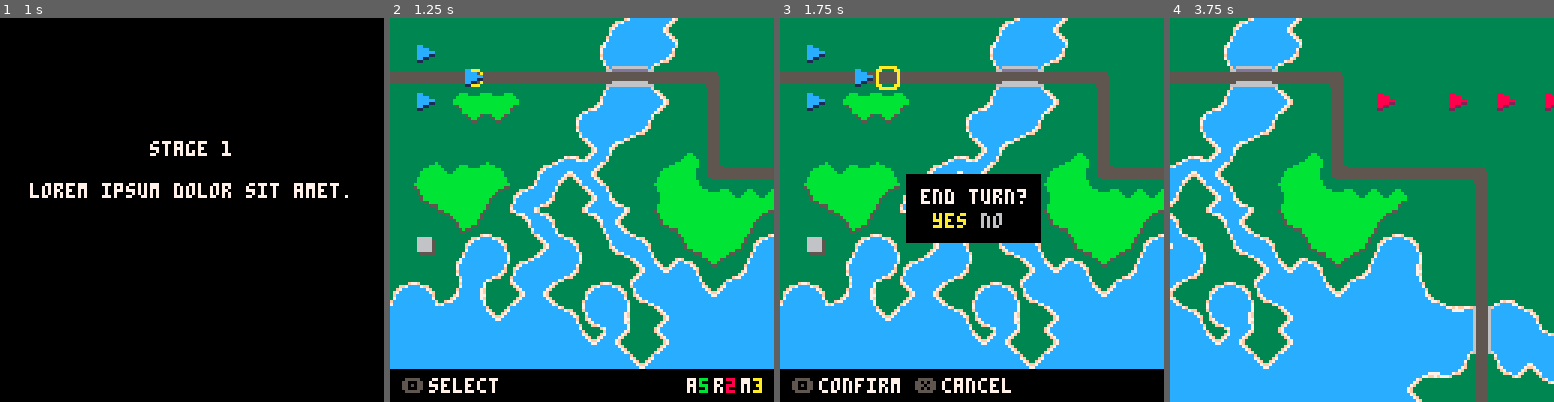
Above: before the commit, frames 1-4 (left to right).
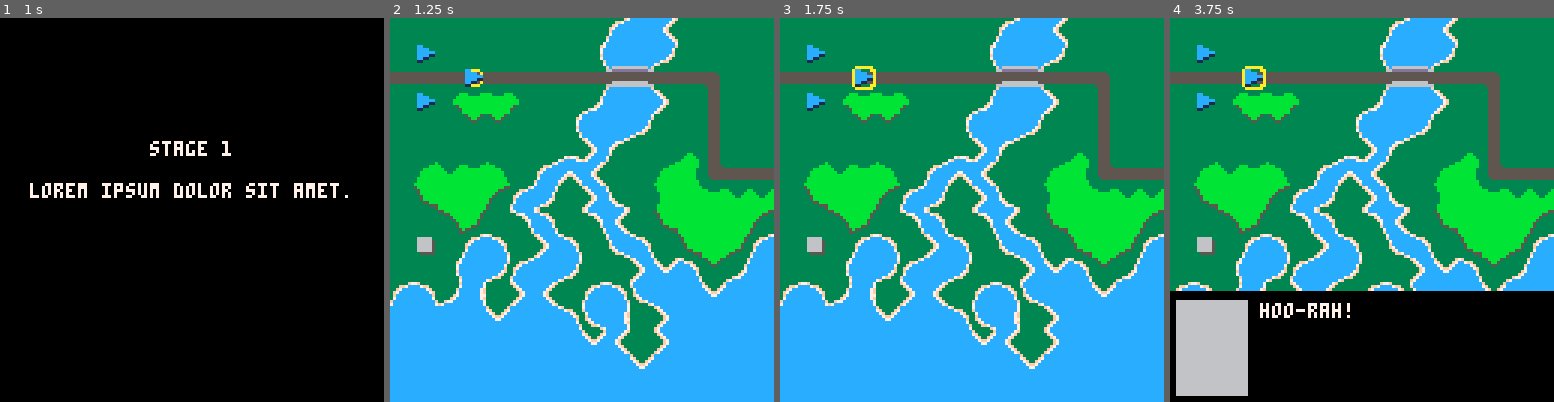
Above: after the commit, the same moments.

Repository: chrisallenlane/balance-of-power
Game: PICO-8 cartridge balance-of-power.p8
Same seed, same stepped clock (60 frames per second), same inputs: the game is played once before the commit and once after it.
Inputs:
- Up to frame 1 (1 s): tap X (X key) at 0.33 s; tap O (Z key) at 0.7 s
- Up to frame 2 (1.25 s): tap X (X key) at 1.07 s
- Up to frame 3 (1.75 s): hold Right from 1.6 s (still down); tap O (Z key) at 1.7 s
- Up to frame 4 (3.75 s): tap X (X key) at 1.85, 2.97 s; release Right at 2.1 s; tap O (Z key) every 0.4 s from 2.1 to 3.7 s; hold Up 2.15-2.42 s; hold Right 2.47-3.03 s; hold Left 3.08-3.58 s; hold Down from 3.63 s (still down)

Frame 1 is identical in both runs. In frame 2, 8.6% of the frame differs, in the area x 0-100%, y 91-100%; in frame 3, 15%; in frame 4, 67%, in the area x 0-100%, y 0-100%.

Commit message:
feat(Stage): stage start dialogue
Create a mechanism for automatically playing dialogue when a stage
loads.

Diff:
--- a/src/stage.lua
+++ b/src/stage.lua
@@ -30,6 +30,17 @@
     -- reset the camera position
     state.camera:warp(state.stage.camera.x, state.stage.camera.y)
     state.screen = screens.intr
+
+    -- play the opening dialogue if provided (for single-player games only)
+    if state.stage.talk and state.stage.talk.start and state.players[2].cpu then
+        Seq:enqueue({
+            Anim.delay(90),
+            function()
+                state.talk:say(state.stage.talk.start)
+                return true
+            end,
+        })
+    end
 end
 
 -- advance to the next stage
--- a/stage/1.lua
+++ b/stage/1.lua
@@ -22,5 +22,10 @@
       Unit:new({player = 2, cell = {x = 22, y = 3}}),
       Unit:new({player = 2, cell = {x = 24, y = 3}}),
     },
+
+    talk = {
+        start = "alice|let's fuck 'em up!\nbob|hoo-rah!",
+        clear = "bob|gg ez",
+    },
   }
 end)
